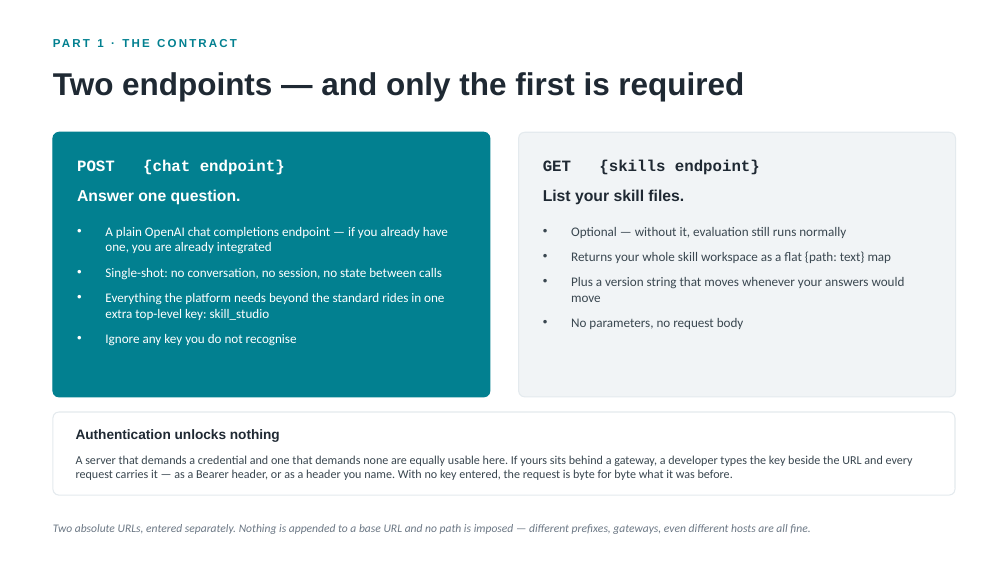
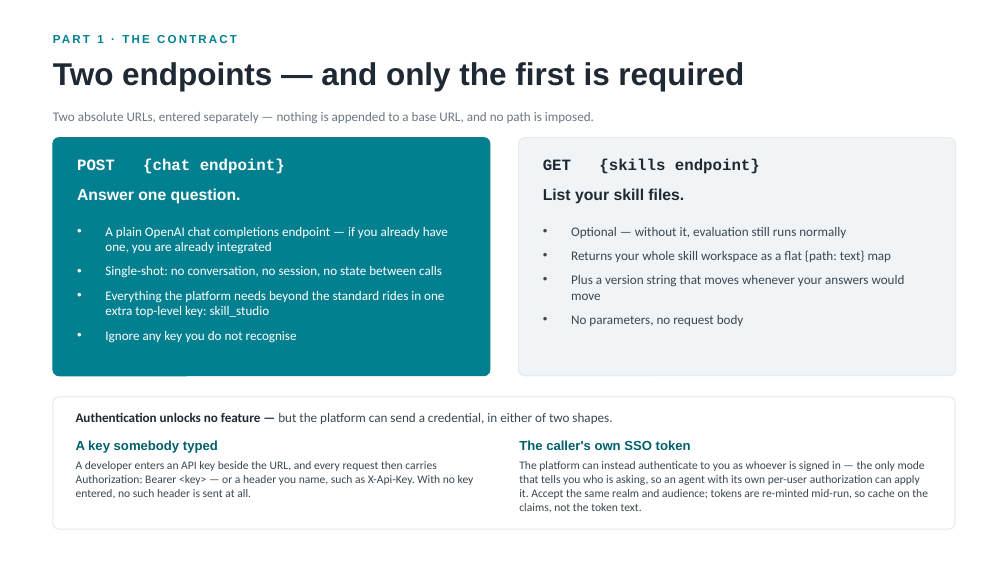
Before and after one commit to johnnyhwu/agent-optimization, a slide deck: slide 3 of presentation/sprint-demo.pptx. Drawn at 1008x567 pixels with LibreOffice and Linux fonts; fonts in the diff are those of the drawing. Boxes give left, top, right and bottom in pixels: in the first picture for what was removed or moved away, otherwise in the second. Text is boxed around its words. In the diff, an @@ line names an element or a change of style, - is before the commit and + after.

```diff
--- a/presentation/sprint-demo.pptx
+++ b/presentation/sprint-demo.pptx
@@ vertical alignment middle to top in 4 elements at (97, 35, 103, 43), (53, 62, 744, 91), (76, 412, 612, 424), (53, 112, 594, 123) @@
@@ text at (53, 112, 594, 123): text changed; size 11 to 12.5 pt; italic off @@
-Two absolute URLs, entered separately. Nothing is appended to a base URL and no path is imposed — different prefixes, gateways, even different hosts are all fine.
+Two absolute URLs, entered separately — nothing is appended to a base URL, and no path is imposed.
@@ rounded rectangle: place and size @@
-rounded rectangle at (53, 132, 490, 397)
+rounded rectangle at (53, 138, 490, 376)
@@ rounded rectangle: place and size @@
-rounded rectangle at (519, 132, 956, 397)
+rounded rectangle at (519, 138, 956, 376)
@@ text "A plain OpenAI chat completions ..." at (105, 227, 448, 343): less space between paragraphs @@
@@ text "Optional — without it, evaluation ..." at (571, 227, 905, 326): less space between paragraphs @@
@@ proportions changed in 3 elements at (53, 138, 490, 376), (519, 138, 956, 376), (53, 397, 955, 529) @@
@@ rounded rectangle: place and size @@
-rounded rectangle at (53, 412, 955, 495)
+rounded rectangle at (53, 397, 955, 529)
@@ text at (76, 412, 612, 424): text changed; size 11.5 to 12.5 pt @@
-A server that demands a credential and one that demands none are equally usable here. If yours sits behind a gateway, a developer types the key beside the URL and every request carries it — as a Bearer header, or as a header you name. With no key entered, the request is byte for byte what it was before.
+Authentication unlocks no feature — but the platform can send a credential, in either of two shapes.
@@ text removed at (76, 429, 280, 442) @@
-Authentication unlocks nothing
@@ text added at (76, 440, 218, 453), 12.5 pt, text #01606B, bold @@
+A key somebody typed
@@ text added at (519, 440, 691, 450), 12.5 pt, text #01606B, bold @@
+The caller's own SSO token
@@ text added at (76, 461, 474, 498), 11 pt, text #3A4750 @@
+A developer enters an API key beside the URL, and every request then carries Authorization: Bearer <key> — or a header you name, such as X-Api-Key. With no key entered, no such header is sent at all.
@@ text added at (519, 461, 928, 512), 11 pt, text #3A4750 @@
+The platform can instead authenticate to you as whoever is signed in — the only mode that tells you who is asking, so an agent with its own per-user authorization can apply it. Accept the same realm and audience; tokens are re-minted mid-run, so cache on the claims, not the token text.
```
Also in this commit, not shown: 9 other slides changed, 1 other file.
